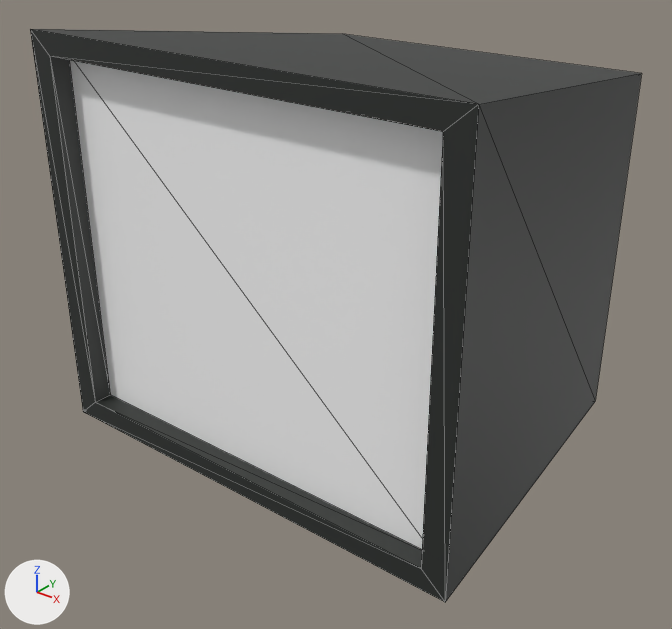
One commit to the glTF model web/public/tv.glb: the scene before it, then after it.
Before and after are seen from a 50 mm lens placed at (2.25, -3.17, 1.97), pointed at (-0.12, -0.2, 0.13). The axes (+X, +Y, +Z) are drawn at lower left. The lights are the same throughout. Mesh edges are drawn as thin lines. Where no turn or scale is listed for an object, it has been applied to the vertices. Vertices at the same position are counted once.

The older version as bpy lines, for what is in view:
```python
mat_tv = principled_material('tv')
mat_tv.base_color = (0.025, 0.0286, 0.0257)  # black #2c2f2c
me_tv_model = bpy.data.meshes.new('tv-model')
me_tv_model.from_pydata(...)  # 16 vertices, 28 faces; spans x -1.0..1.0, y -1.0..0.68, z -0.79..1.0
# faces by material slot: [26, 2]
me_tv_model.materials.append(mat_tv)  # black #2c2f2c
me_tv_model.materials.append(mat_screen)  # white #ffffff
ob_tv_model = bpy.data.objects.new('TV-model', me_tv_model)
ob_tv_model.location = (0.0, 0.0, 0.396)
```
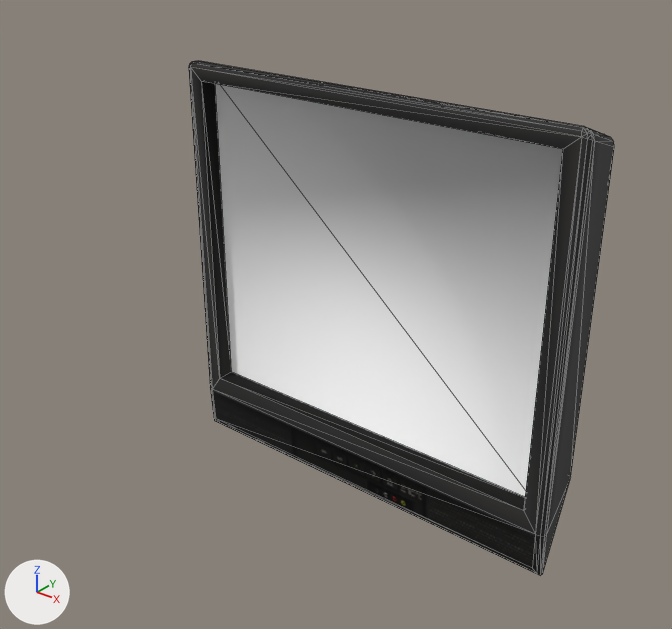
Changed parts and their boxes (x1, y1, x2, y2) in the pictures (672 x 629 px):
```json
{"object": "TV-model", "change": "surface changed, reshaped, moved", "before": [30, 29, 642, 602], "after": [189, 60, 614, 576], "on screen": "grey to black, 31% narrower, 10% shorter"}
{"part": 1, "of": "me_tv_model", "change": "built on", "before": [30, 29, 642, 602], "after": [189, 60, 614, 576]}
{"part": 2, "of": "me_tv_model", "change": "surface changed", "before": [50, 56, 422, 569], "after": [201, 81, 525, 511]}
```

The change, as JSON lines over the scene's bpy script:
```json
{"op": "add", "block": "img_tv", "code": ["img_tv = load_image('tv', '_unpacked/tv', 256, 256, 'sRGB')"]}
{"op": "remove", "block": "mat_tv", "code": "mat_tv.base_color = (0.025, 0.0286, 0.0257)  # black #2c2f2c"}
{"op": "add", "block": "mat_tv", "code": "mat_tv.texture = img_tv"}
{"op": "set", "path": "mat_tv.metallic", "old": "0.0", "new": "0.668"}
{"op": "set", "path": "mat_tv.roughness", "old": "0.5", "new": "0.802"}
{"block": "me_tv_model", "where": "# used by ob_tv_model"}
{"op": "remove", "block": "me_tv_model", "code": "me_tv_model.from_pydata(...)  # 16 vertices, 28 faces; spans x -1.0..1.0, y -1.0..0.68, z -0.79..1.0"}
{"op": "add", "block": "me_tv_model", "code": "me_tv_model.from_pydata(...)  # 72 vertices, 140 faces; spans x -0.99..0.99, y -1.0..0.23, z -0.97..0.99"}
{"block": "me_tv_model", "change": "me_tv_model part 1"}
{"block": "me_tv_model", "change": "7 vertices are removed from x -1.0..1.0, y -1.0..0.68, z -0.79..1.0"}
{"block": "me_tv_model", "change": "17 faces are deleted"}
{"block": "me_tv_model", "change": "1 vertex moves from x -1.0, y -1.0, z -0.73 to x -0.96, y -1.0, z -0.73"}
{"block": "me_tv_model", "change": "63 vertices are added at x -0.99..0.99, y -1.0..0.23, z -0.97..0.99"}
{"block": "me_tv_model", "change": "129 new faces join them, mat_tv (picture img_tv)"}
{"block": "me_tv_model", "change": "me_tv_model part 2: 9 kept faces spanning x -0.96..0.89, y -1.0..-0.91, z -0.73..0.91 get new texture (UV) coordinates"}
{"block": "me_tv_model", "change": "me_tv_model part 3: the surface is now shaded smooth"}
{"op": "set", "path": "ob_tv_model.location", "old": "(0.0, 0.0, 0.396)", "new": "(0.0, 0.781, 0.175)"}
```
